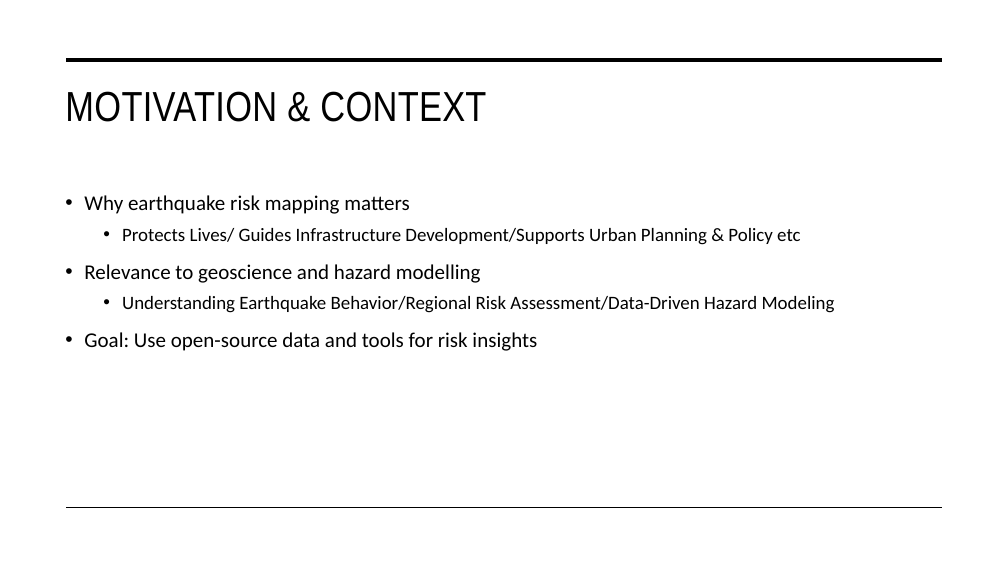
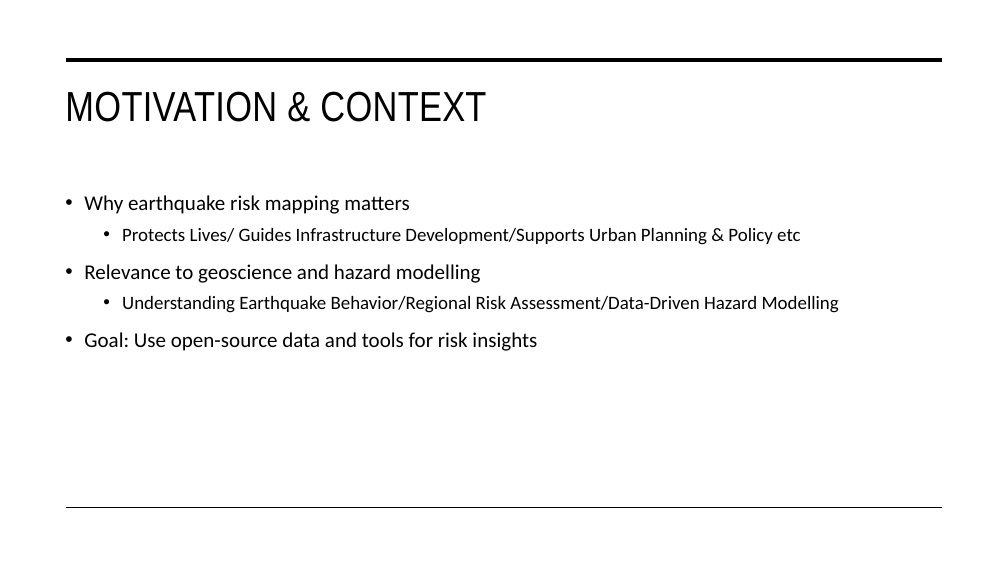
Before and after one commit to Prasanna2989/earthquake-risk-mapping, a slide deck: slide 2 of Presentation/Erathquake-risk-mapping.pptx. Drawn at 1008x567 pixels with LibreOffice and Linux fonts; fonts in the diff are those of the drawing. Boxes give left, top, right and bottom in pixels: in the first picture for what was removed or moved away, otherwise in the second. Text is boxed around its words. In the diff, an @@ line names an element or a change of style, - is before the commit and + after.

```diff
--- a/Presentation/Erathquake-risk-mapping.pptx
+++ b/Presentation/Erathquake-risk-mapping.pptx
@@ text at (122,296,839,313): text changed @@
-  • Understanding Earthquake Behavior/Regional Risk Assessment/Data-Driven Hazard Modeling
+  • Understanding Earthquake Behavior/Regional Risk Assessment/Data-Driven Hazard Modelling
```
Also in this commit, not shown: 1 other slide changed, 6 other files.
